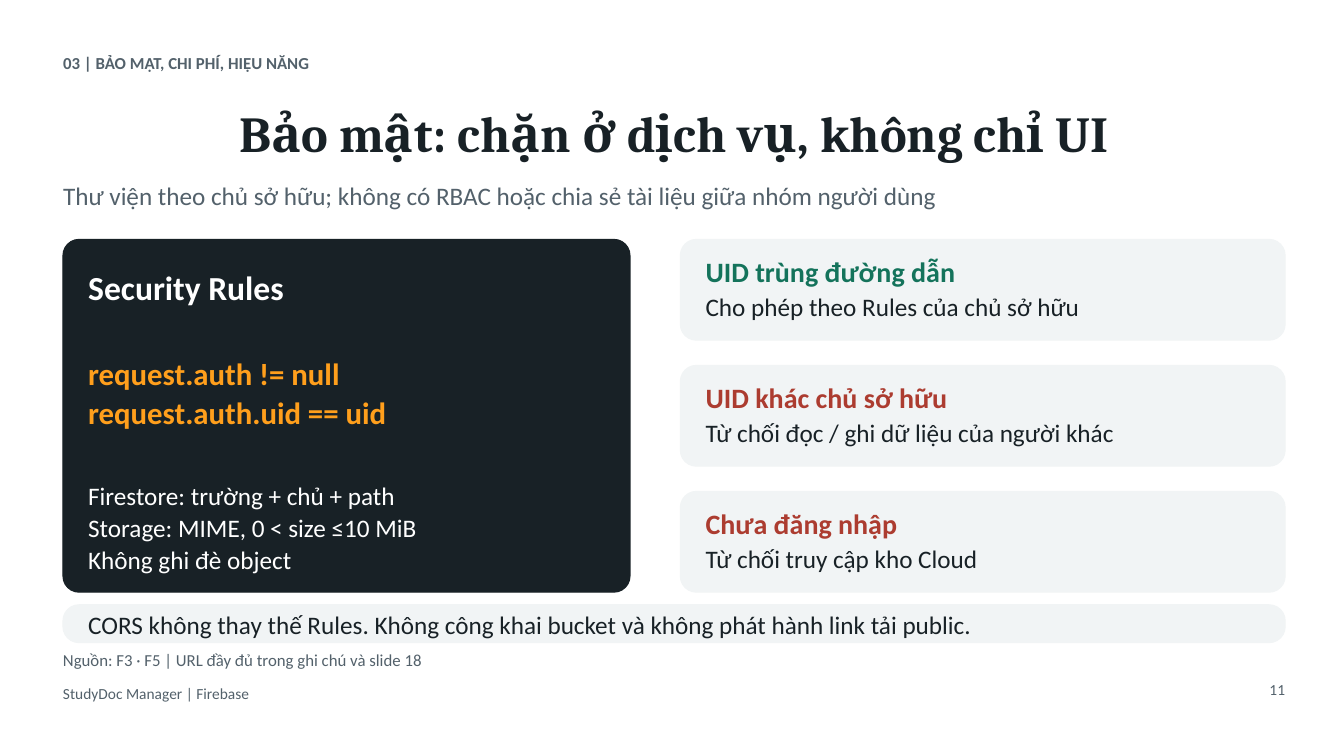
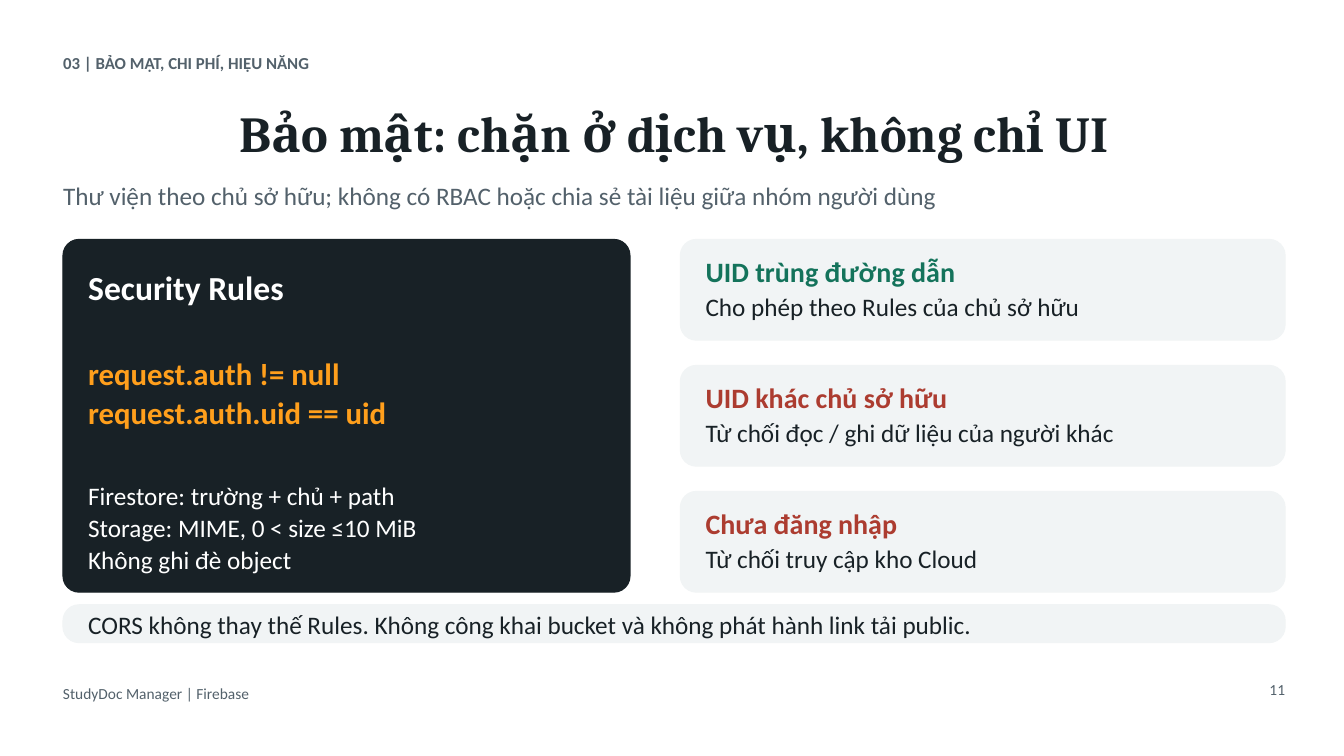
Before and after one commit to tungcorn/mobile_th1_qly_hoc_tap, a slide deck: slide 11 of SLIDE_FIREBASE_CLOUD_DMS.pptx. Drawn at 1344x756 pixels with LibreOffice and Linux fonts; fonts in the diff are those of the drawing. Boxes give left, top, right and bottom in pixels: in the first picture for what was removed or moved away, otherwise in the second. Text is boxed around its words. In the diff, an @@ line names an element or a change of style, - is before the commit and + after.

```diff
--- a/SLIDE_FIREBASE_CLOUD_DMS.pptx
+++ b/SLIDE_FIREBASE_CLOUD_DMS.pptx
@@ text removed at [63,653,422,669] @@
-Nguồn: F3 · F5 | URL đầy đủ trong ghi chú và slide 18
```
Also in this commit, not shown: 10 other slides changed.
